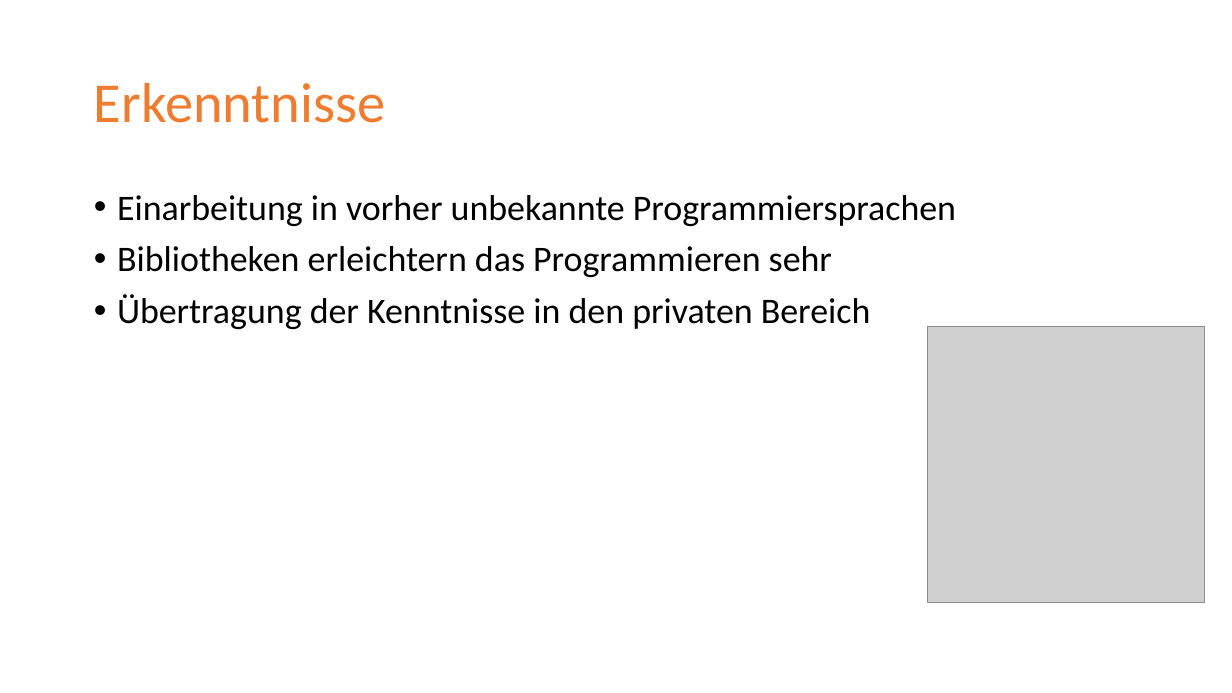
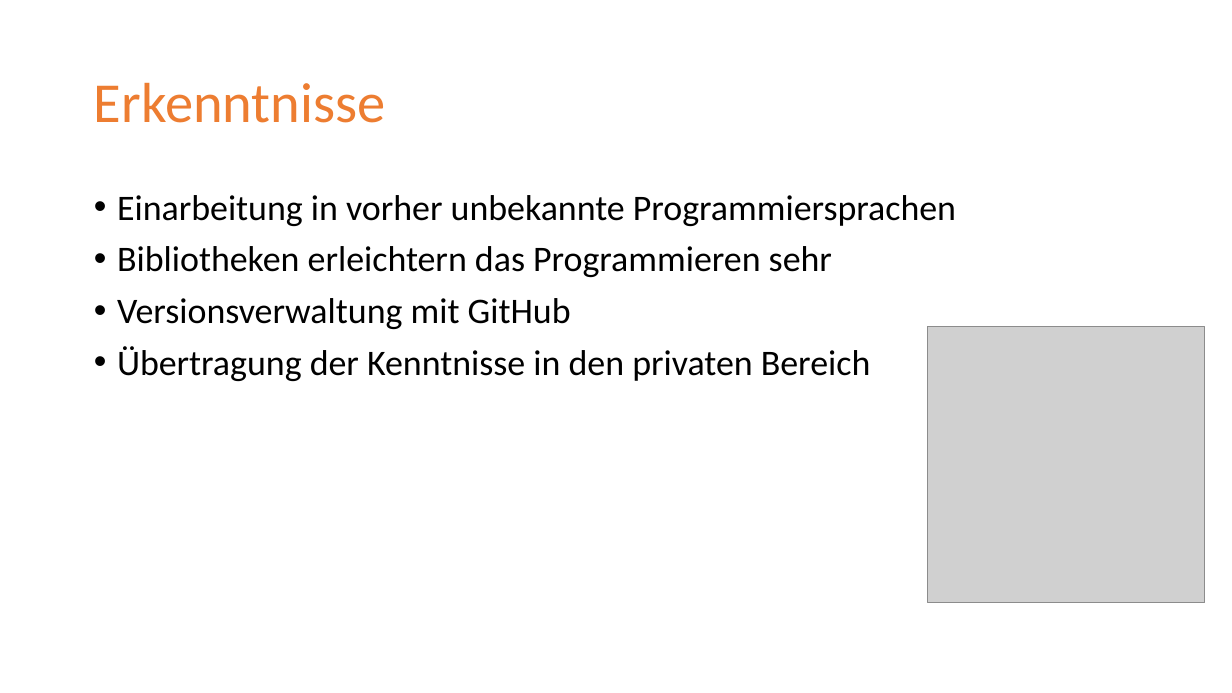
Before and after one commit to starckm8/Proj4_Gr4, a slide deck: slide 7 of Infolabor_Präsentation.pptx. Drawn at 1232x693 pixels with LibreOffice and Linux fonts; fonts in the diff are those of the drawing; grey boxes stand for pictures. Boxes give left, top, right and bottom in pixels: in the first picture for what was removed or moved away, otherwise in the second. Text is boxed around its words. In the diff, an @@ line names an element or a change of style, - is before the commit and + after.

```diff
--- a/Infolabor_Präsentation.pptx
+++ b/Infolabor_Präsentation.pptx
@@ text at (x1=117, y1=298, x2=571, y2=329): paragraph added @@
+• Versionsverwaltung mit GitHub
```
Also in this commit, not shown: 2 other slides changed.
